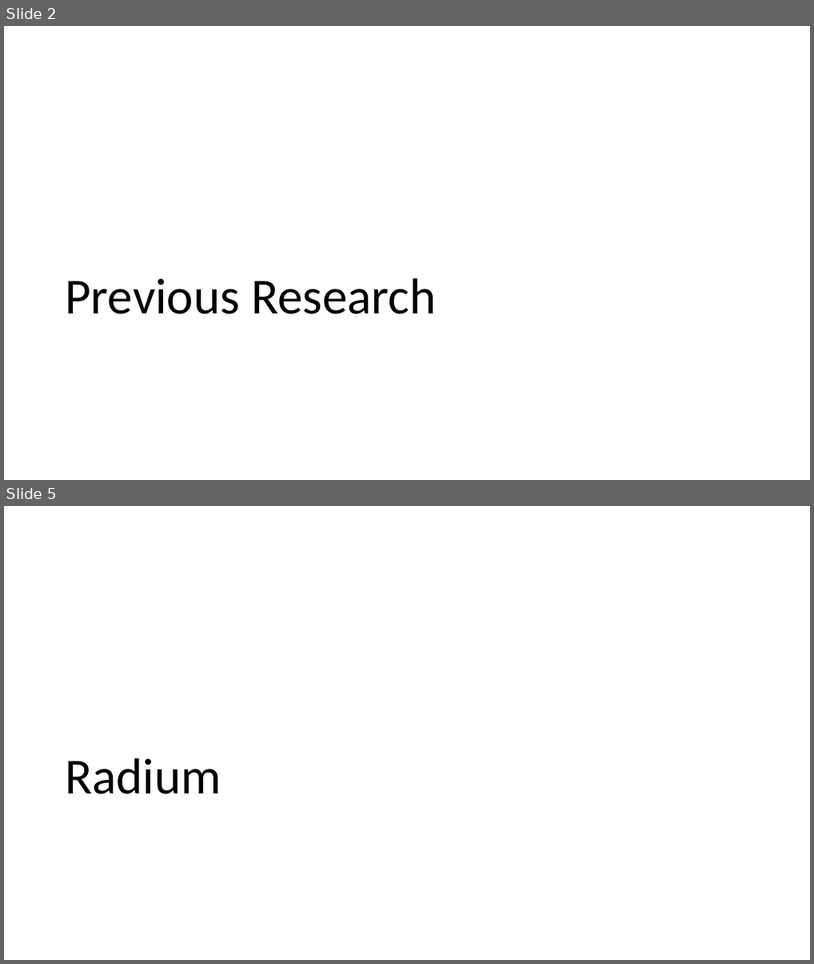
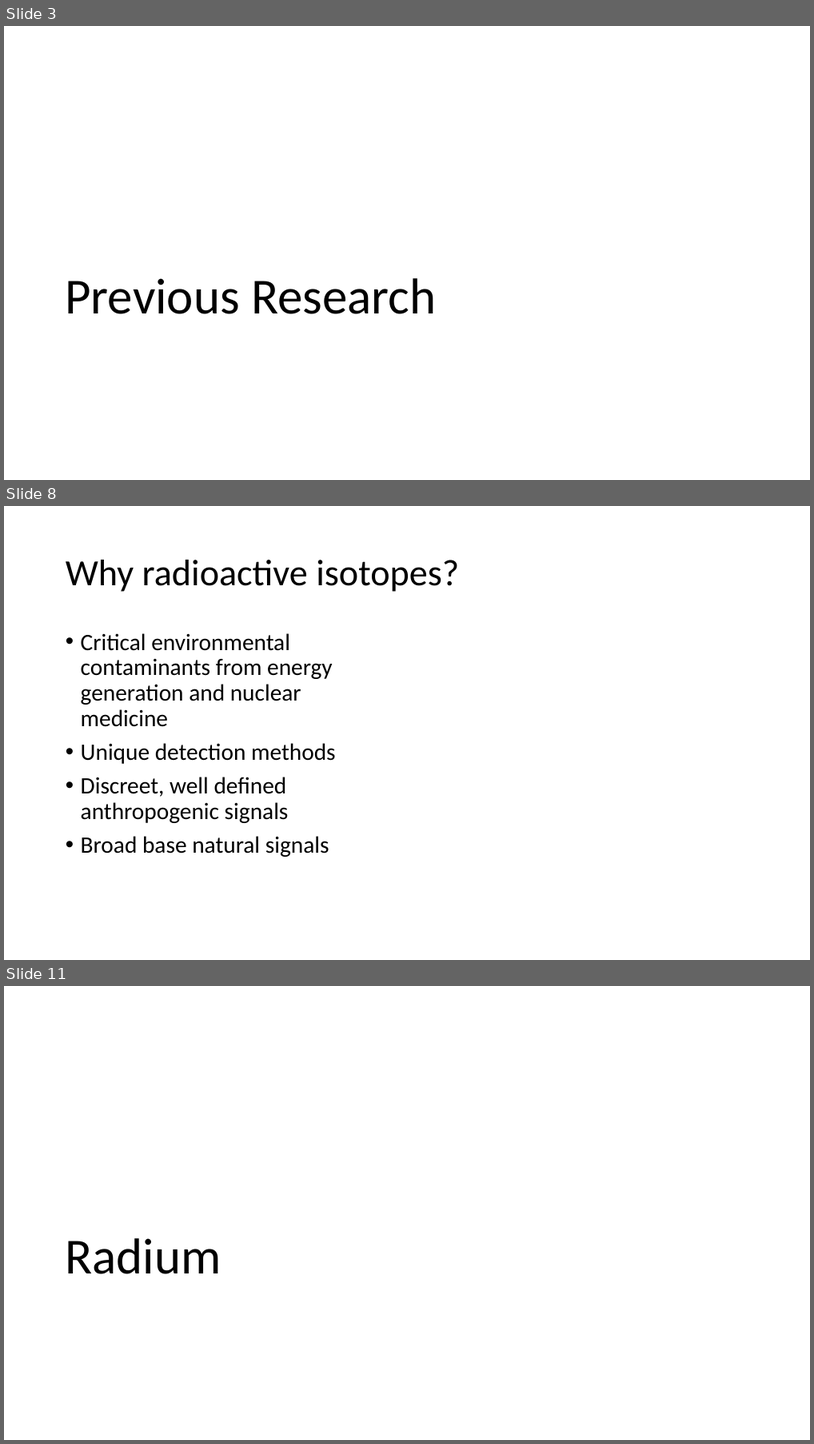
Before and after one commit to machen/Thesis-Proposal, a slide deck: Presentation.pptx. Shown one above the other, each under a label of ours: slides 2 and 5 before the commit, slides 3, 8 and 11 after it; the slides between them are not shown. The pictures are 814x964 and 814x1444 pixels, drawn with LibreOffice and Linux fonts; fonts in the diff are those of the drawing. Boxes give left, top, right and bottom in pixels: in the first picture for what was removed or moved away, otherwise in the second. Text is boxed around its words. In the diff, an @@ line names an element or a change of style, - is before the commit and + after.

```diff
--- a/Presentation.pptx
+++ b/Presentation.pptx
@@ slide 8 added at box(4, 506, 810, 960), background #FFFFFF @@
@@ title added at box(66, 560, 459, 592), 44 pt, text #000000 @@
+Why radioactive isotopes?
@@ text added at box(81, 633, 336, 856), 28 pt, text #000000 @@
+• Critical environmental contaminants from energy generation and nuclear medicine
+• Unique detection methods
+• Discreet, well defined anthropogenic signals
+• Broad base natural signals
@@ what was slide 2 is now slide 3 @@
@@ what was slide 5 is now slide 11 @@
```
Also in this commit, not shown: 1 slide changed, 16 other slides added, 1 slide removed.
